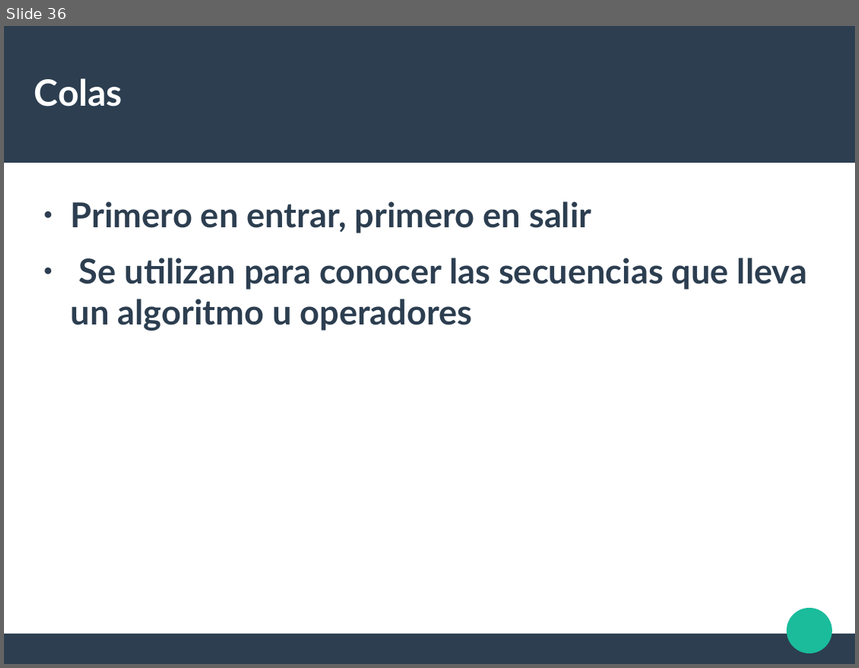
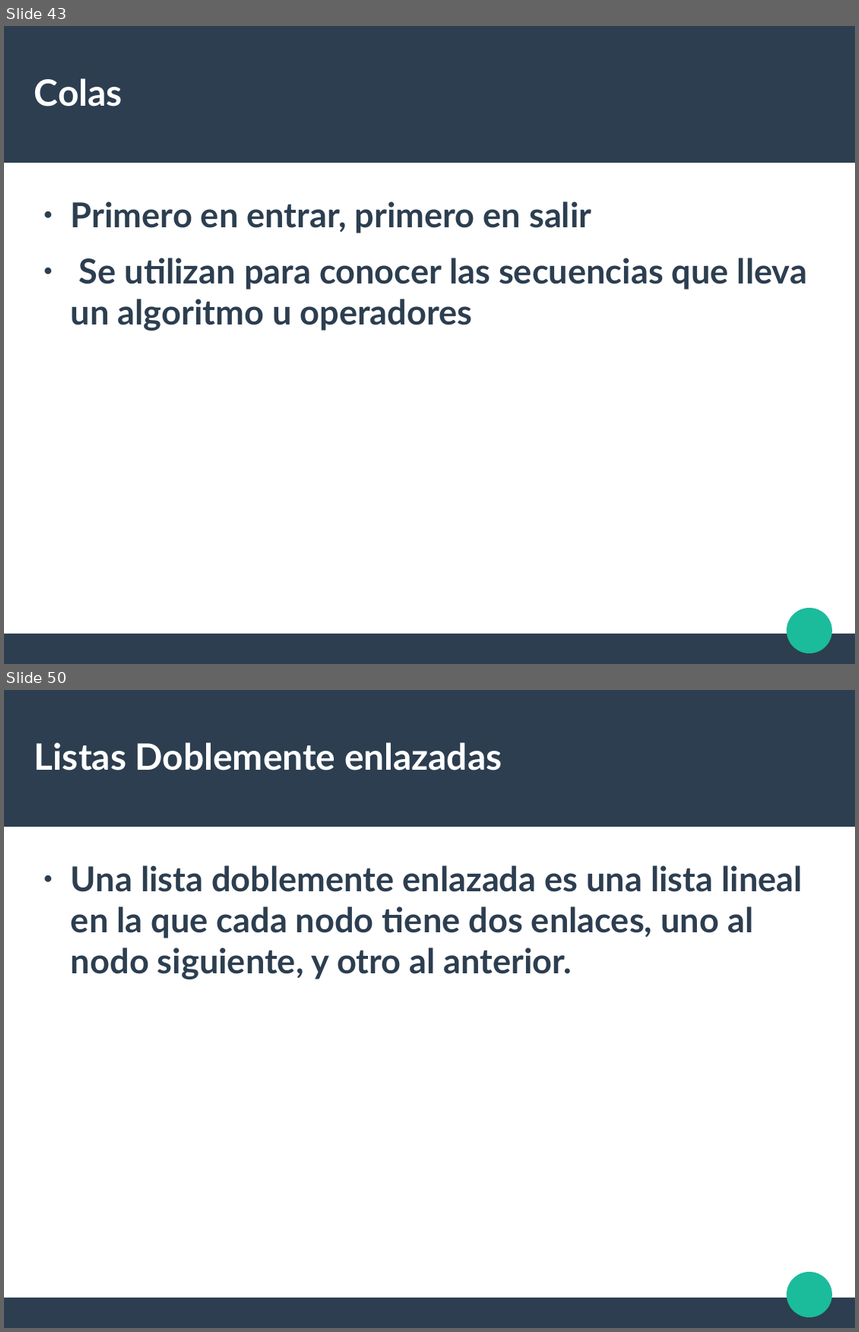
Before and after one commit to liowiki/EDA1-20192, a slide deck: Tema1.odp. Shown one above the other, each under a label of ours: slide 36 before the commit, slides 43 and 50 after it; the slides between them are not shown. The pictures are 859x668 and 859x1332 pixels, drawn with LibreOffice and Linux fonts; fonts in the diff are those of the drawing. Boxes give left, top, right and bottom in pixels: in the first picture for what was removed or moved away, otherwise in the second. Text is boxed around its words. In the diff, an @@ line names an element or a change of style, - is before the commit and + after.

```diff
--- a/Tema1.odp
+++ b/Tema1.odp
@@ slide 50 added at [4,690,855,1328], background #FFFFFF; not listed: 3 template elements that a slide beside it also shows @@
@@ title added at [34,742,502,771], 33.9 pt, text #FFFFFF, bold @@
+Listas Doblemente enlazadas
@@ text added at [71,866,802,980], 32 pt, text #2C3E50, bold @@
+● Una lista doblemente enlazada es una lista lineal en la que cada nodo tiene dos enlaces, uno al nodo siguiente, y otro al anterior.
@@ what was slide 36 is now slide 43 @@
```
Also in this commit, not shown: 11 other slides added.
